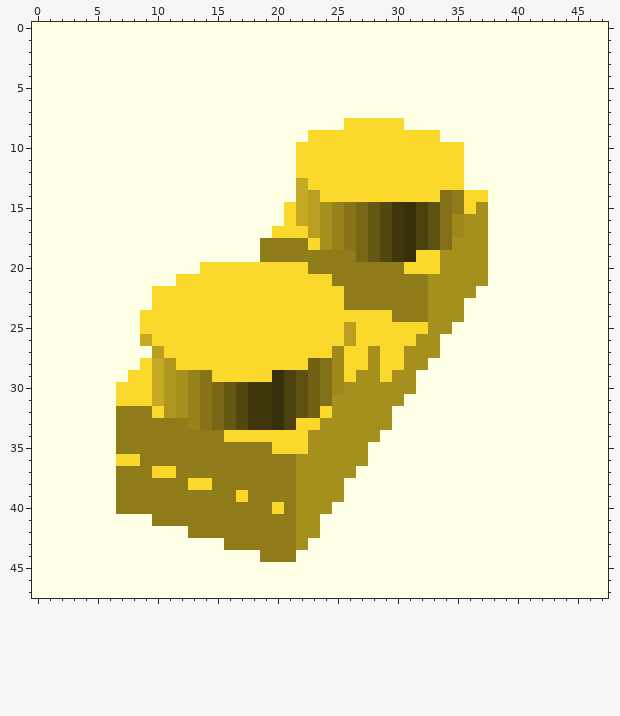
One commit to this pixel-art sprite: assets/generated/StudInsert.png. The picture above is the old version.
The file is 48x48 pixels. Colours within 5 levels of each other are drawn and written as one.
Now the later version:
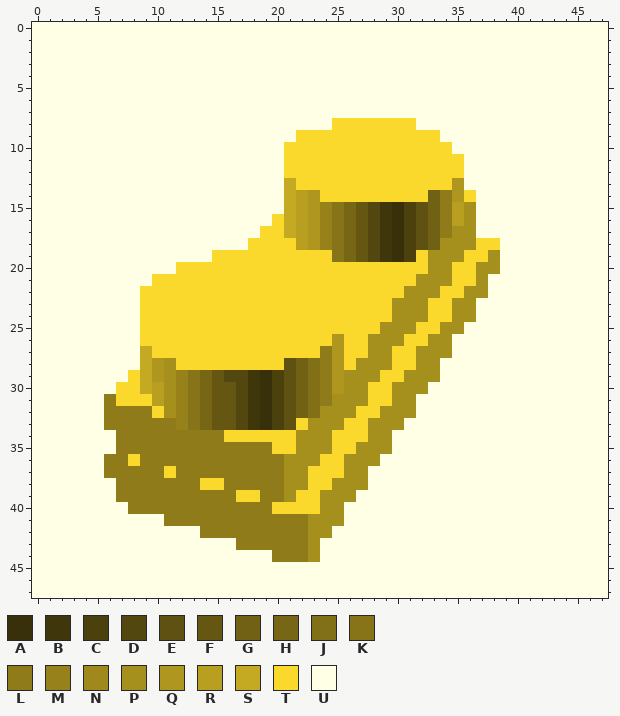
Palette (. is transparent): A #38300a  B #3f360b  C #4b410d  D #52470e  E #5e5111  F #655712  G #706114  H #766615  J #817017  K #877418  L #8f7b19  M #96811a  N #9f891c  P #a58f1d  Q #af971f  R #b89f20  S #c4a923  T #fad82c  U #ffffe5
Diff:
Changed rows in their new state; - is an unchanged pixel.
first column x 6:
 8 -------------------T-----T-------
 9 ----------------T----------------
10 ---------------T-------------U---
11 ---------------T-----------------
12 ---------------T-----------------
13 ---------------ST------------Q---
14 ---------------SRQ---------GLQ-U-
15 ---------------SRQMKHFDBACEGLRPU-
16 --------------TSRQMKHFDBACEGLR-U-
17 -------------T-SRQMKHFDBACEGLP-U-
18 ------------TTTTRQMKHFDBACEGP--TT
19 ---------TTTTTTTTTTKHFDBAC-P--TTP
20 ------TT---------TTTTTTTT--P-TT-P
21 ----TT-------------TTTTTTTP--TT--
22 ---T----------------TTTTTPP-TT-P-
23 ---T----------------TTTTPPPTT-P--
24 ------------------------PPPTT-P--
25 --------------------T--PPP-T-P---
26 ---T---------------QT-PPP-T-P----
27 ---ST-------------LQ---P-T--P----
28 ---SQP---------EGJLQ-P-P-T-P-----
29 ---SQPMKHFDDBACEGJLQP---T-PP-----
30 ---SRPMKHF---ACEGJLQ--TT--P------
31 L---RPMKHF---ACEGJL---TT-P-------
32 L----PMKHF---ACEGJP--TT-PP-------
33 L-----MKHF---ACE-P--TT--P--------
34 ----------------P--TTT-P---------
35 ----------------P--TT-PP---------
36 LL-------------P--TT--P----------
37 L---L----------P-TTT-P-----------
38 -------L-T-----P-TT-PP-----------
39 ------------T--PTT--P------------
40 -U-------------TTT-P-------------
41 ----U-----------L-PP-------------
42 -------U--------L-P--------------
43 ----------U-----LP---------------
44 -------------U--LP---------------
